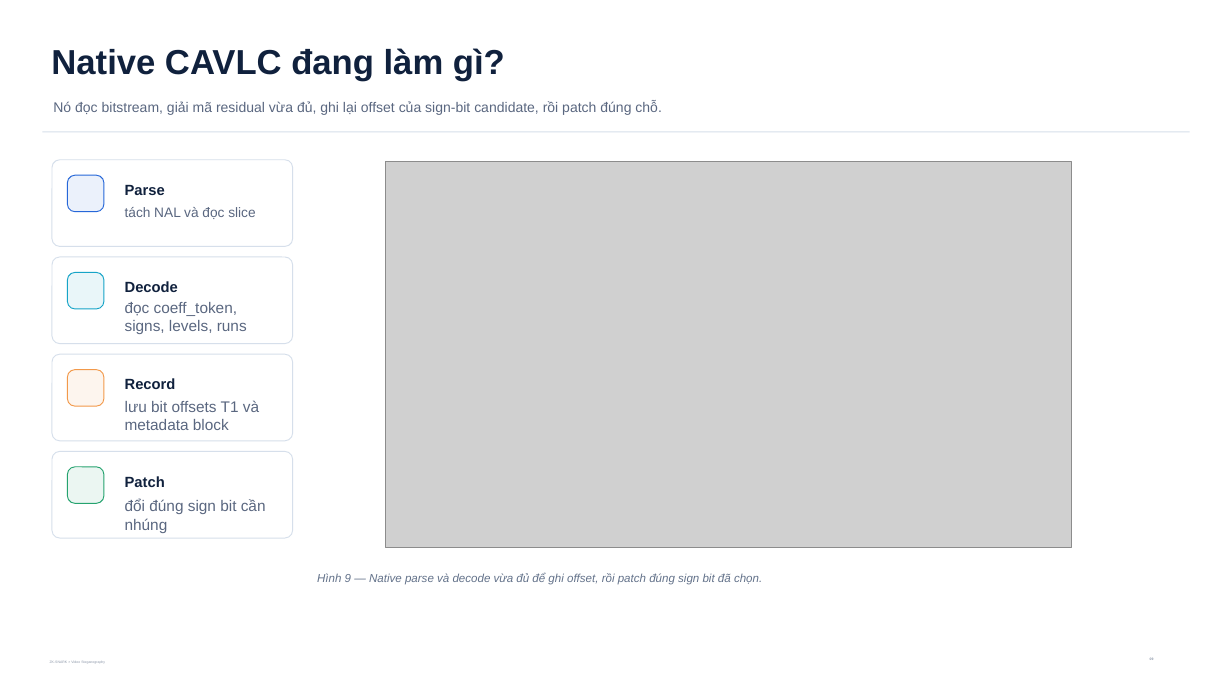
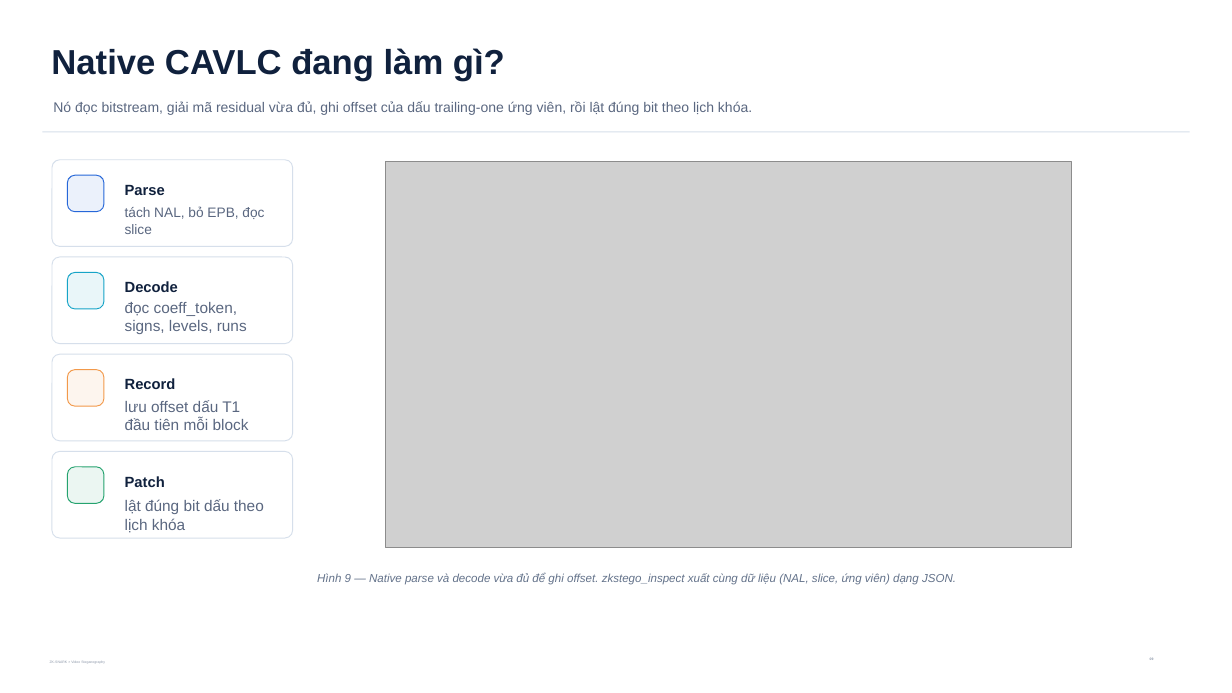
Before and after one commit to Saudadeeee/zk-snark-X-Steganography, a slide deck: slide 9 of VideoLevel/output/presentations/zkstego_computerphile_style_explainer_v24.pptx. Drawn at 1232x693 pixels with LibreOffice and Linux fonts; fonts in the diff are those of the drawing; grey boxes stand for pictures. Boxes give left, top, right and bottom in pixels: in the first picture for what was removed or moved away, otherwise in the second. Text is boxed around its words. In the diff, an @@ line names an element or a change of style, - is before the commit and + after.

```diff
--- a/VideoLevel/output/presentations/zkstego_computerphile_style_explainer_v24.pptx
+++ b/VideoLevel/output/presentations/zkstego_computerphile_style_explainer_v24.pptx
@@ text at <box>53,101,752,115</box>: text changed @@
-Nó đọc bitstream, giải mã residual vừa đủ, ghi lại offset của sign-bit candidate, rồi patch đúng chỗ.
+Nó đọc bitstream, giải mã residual vừa đủ, ghi offset của dấu trailing-one ứng viên, rồi lật đúng bit theo lịch khóa.
@@ text at <box>125,206,264,234</box>: text changed @@
-tách NAL và đọc slice
+tách NAL, bỏ EPB, đọc slice
@@ text at <box>125,400,249,430</box>: text changed @@
-lưu bit offsets T1 và metadata block
+lưu offset dấu T1 đầu tiên mỗi block
@@ text at <box>125,499,264,533</box>: text changed @@
-đổi đúng sign bit cần nhúng
+lật đúng bit dấu theo lịch khóa
@@ text at <box>317,573,956,585</box>: text changed @@
-Hình 9 — Native parse và decode vừa đủ để ghi offset, rồi patch đúng sign bit đã chọn.
+Hình 9 — Native parse và decode vừa đủ để ghi offset. zkstego_inspect xuất cùng dữ liệu (NAL, slice, ứng viên) dạng JSON.
```
Also in this commit, not shown: 15 other slides changed, 1 slide added, 1 other file.
